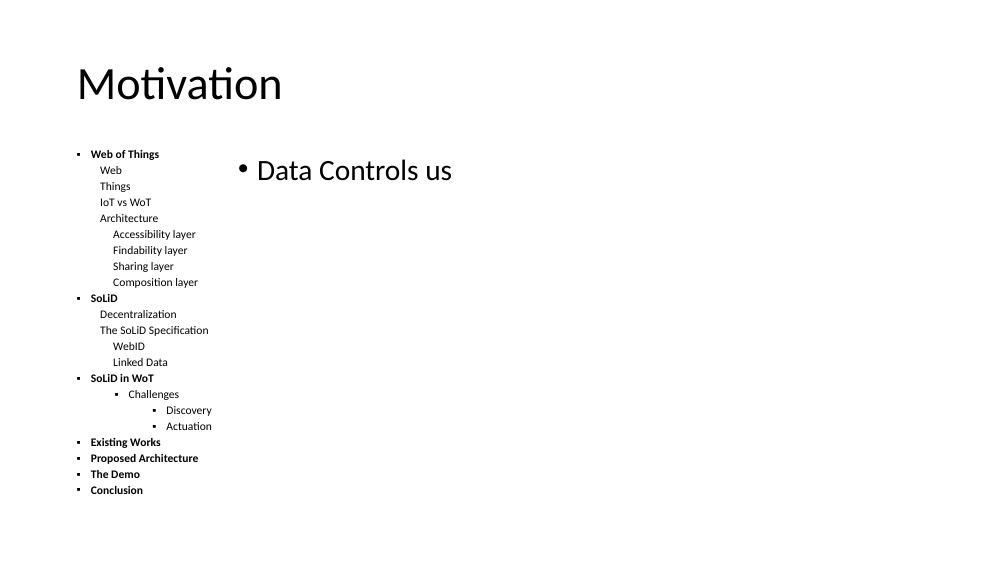
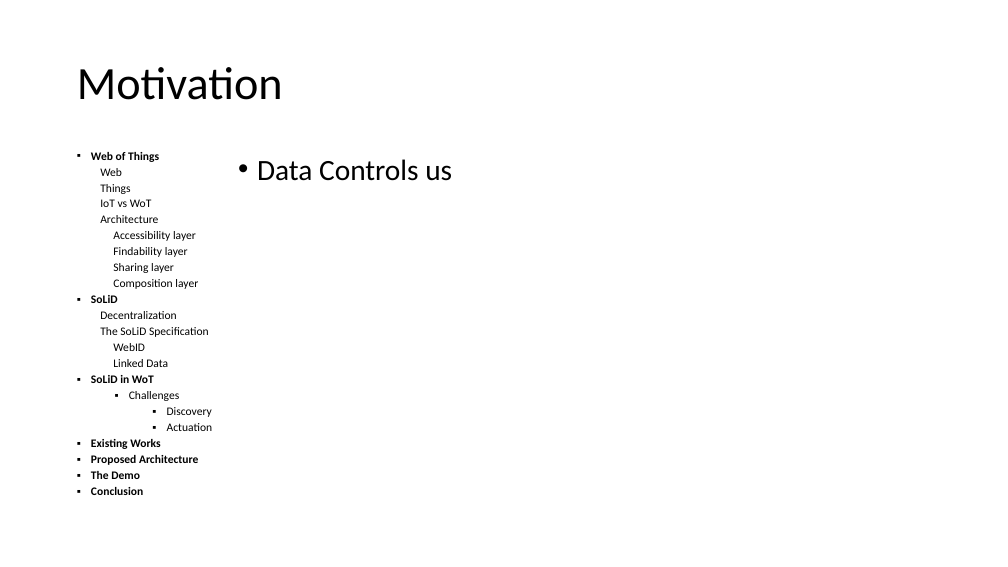
Before and after one commit to shovradas/solid-wot, a slide deck: slide 15 of Final-Presentation.pptx (slide 16 before the commit). Drawn at 1008x567 pixels with LibreOffice and Linux fonts; fonts in the diff are those of the drawing. Boxes give left, top, right and bottom in pixels: in the first picture for what was removed or moved away, otherwise in the second. Text is boxed around its words. In the diff, an @@ line names an element or a change of style, - is before the commit and + after.

```diff
--- a/Final-Presentation.pptx
+++ b/Final-Presentation.pptx
@@ text "Web of Things" at (91,152,213,495): less space between paragraphs @@
```
Also in this commit, not shown: 16 other slides changed, 9 slides added, 10 slides removed, 1 other file.
